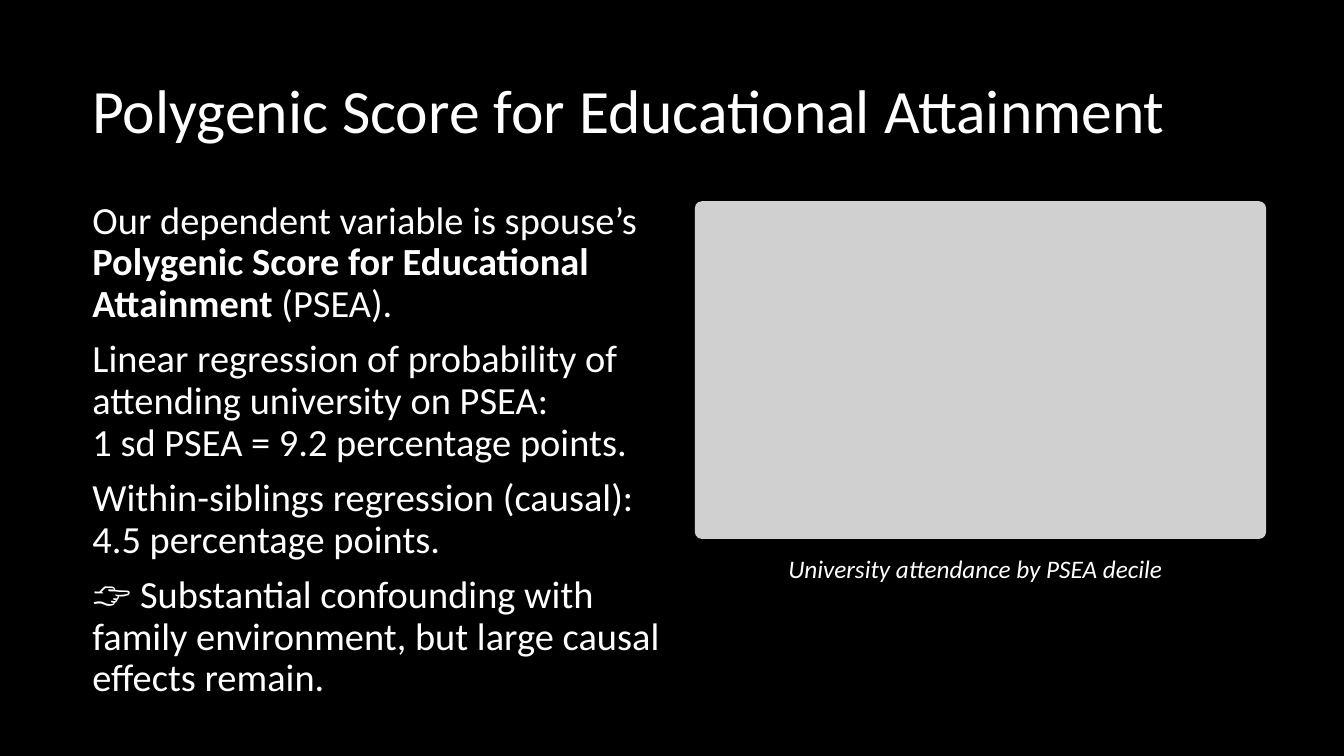
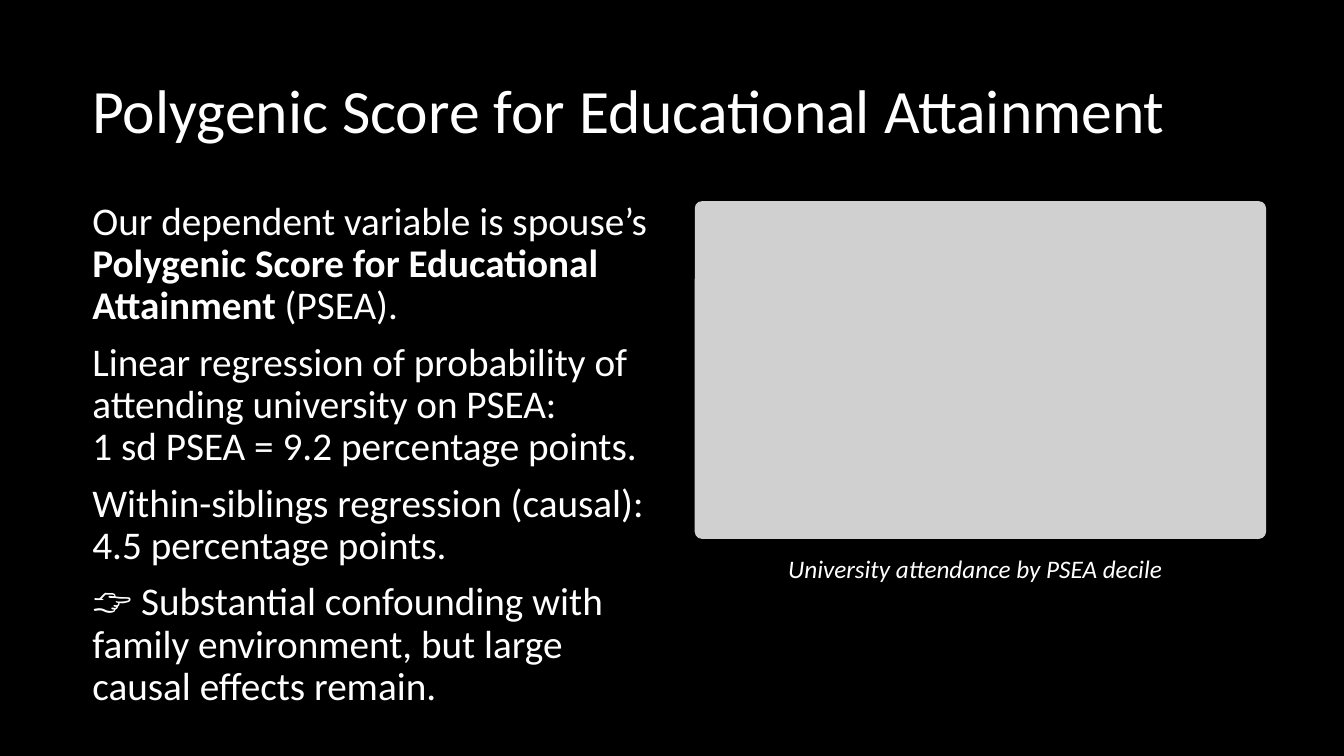
Before and after one commit to hughjonesd/trading-genetics, a slide deck: slide 10 of ESSGM Bologna 2023 presentation.pptx. Drawn at 1344x756 pixels with LibreOffice and Linux fonts; fonts in the diff are those of the drawing; grey boxes stand for pictures. Boxes give left, top, right and bottom in pixels: in the first picture for what was removed or moved away, otherwise in the second. Text is boxed around its words. In the diff, an @@ line names an element or a change of style, - is before the commit and + after.

```diff
--- a/ESSGM Bologna 2023 presentation.pptx
+++ b/ESSGM Bologna 2023 presentation.pptx
@@ text "Our dependent variable is spouse’s ..." at (92,207,647,701): size 27.4 to 28 pt @@
```
Also in this commit, not shown: 14 other slides changed, 4 slides added, 4 slides removed, 1 other file.
